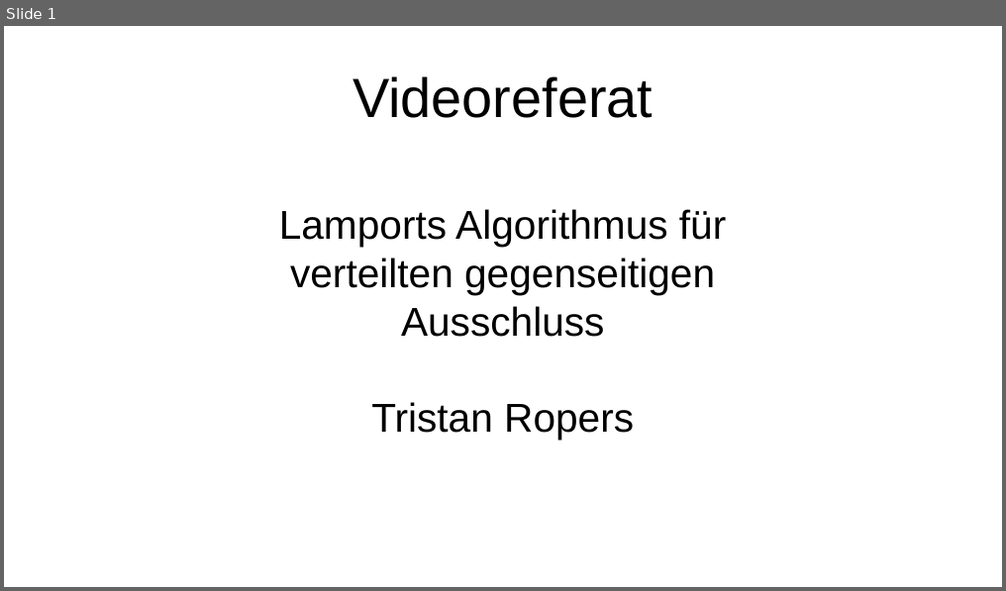
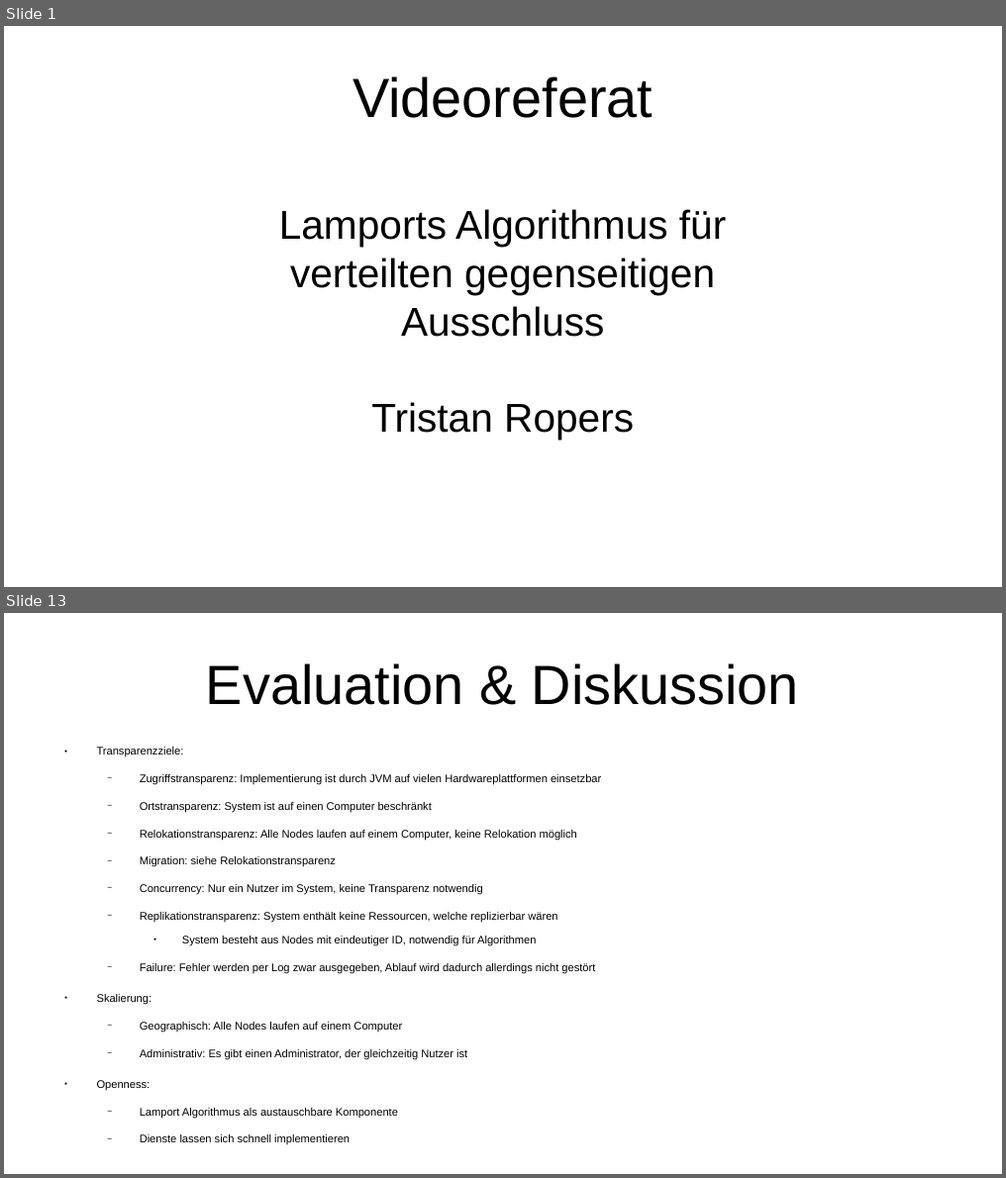
Before and after one commit to tropers/vs-wise202021-ausarbeitung, a slide deck: presentation/presentation.odp. Shown one above the other, each under a label of ours: slide 1 before the commit, slides 1 and 13 after it; the slides between them are not shown. The pictures are 1006x591 and 1006x1178 pixels, drawn with LibreOffice and Linux fonts; fonts in the diff are those of the drawing. Boxes give left, top, right and bottom in pixels: in the first picture for what was removed or moved away, otherwise in the second. Text is boxed around its words. In the diff, an @@ line names an element or a change of style, - is before the commit and + after.

```diff
--- a/presentation/presentation.odp
+++ b/presentation/presentation.odp
@@ slide 13 added at [4, 613, 1002, 1174], background #FFFFFF @@
@@ title added at [206, 663, 799, 705], 44 pt, text #000000 @@
+Evaluation & Diskussion
@@ text added at [97, 747, 601, 1145], 8.8 pt, text #000000 @@
+● Transparenzziele:
+  − Zugriffstransparenz: Implementierung ist durch JVM auf vielen Hardwareplattformen einsetzbar
+  − Ortstransparenz: System ist auf einen Computer beschränkt
+  − Relokationstransparenz: Alle Nodes laufen auf einem Computer, keine Relokation möglich
+  − Migration: siehe Relokationstransparenz
+  − Concurrency: Nur ein Nutzer im System, keine Transparenz notwendig
+  − Replikationstransparenz: System enthält keine Ressourcen, welche replizierbar wären
+    ● System besteht aus Nodes mit eindeutiger ID, notwendig für Algorithmen
+  − Failure: Fehler werden per Log zwar ausgegeben, Ablauf wird dadurch allerdings nicht gestört
+● Skalierung:
+  − Geographisch: Alle Nodes laufen auf einem Computer
+  − Administrativ: Es gibt einen Administrator, der gleichzeitig Nutzer ist
+● Openness:
+  − Lamport Algorithmus als austauschbare Komponente
+  − Dienste lassen sich schnell implementieren
```
Also in this commit, not shown: 13 other slides added, 1 slide removed, 9 other files.
